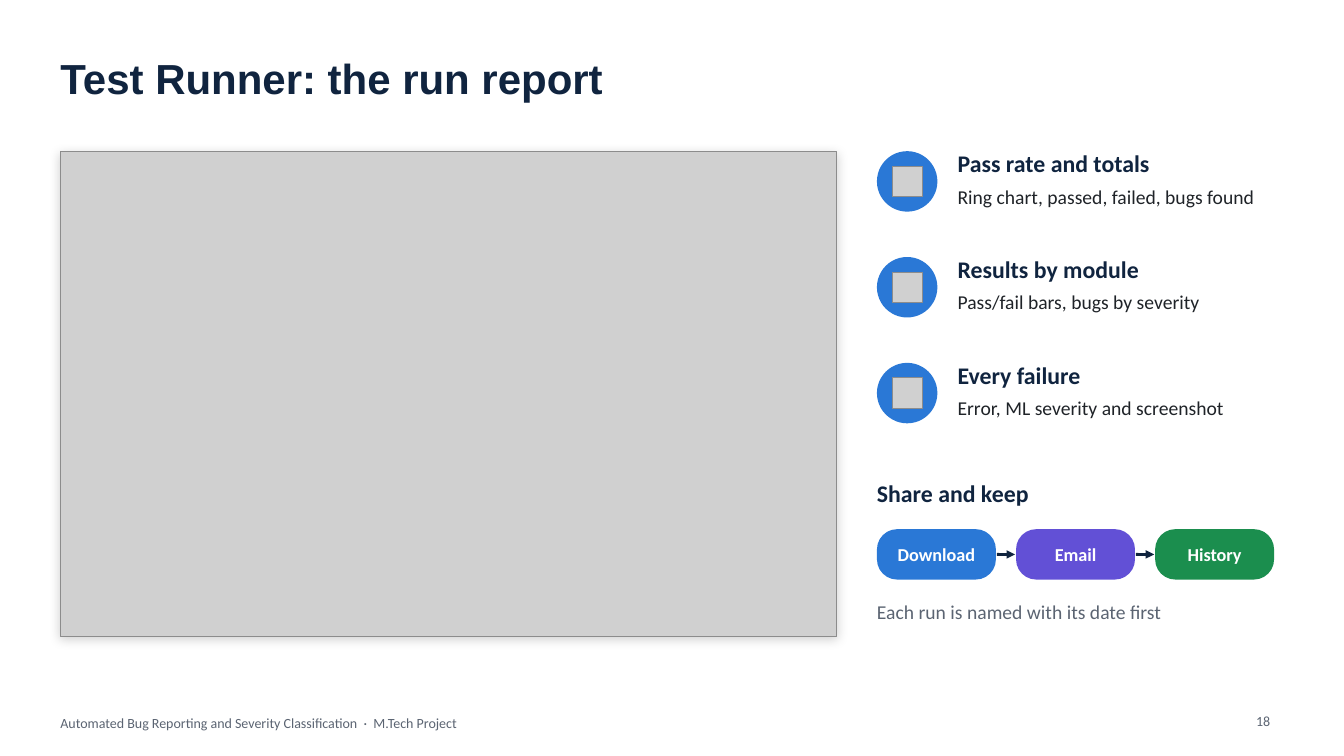
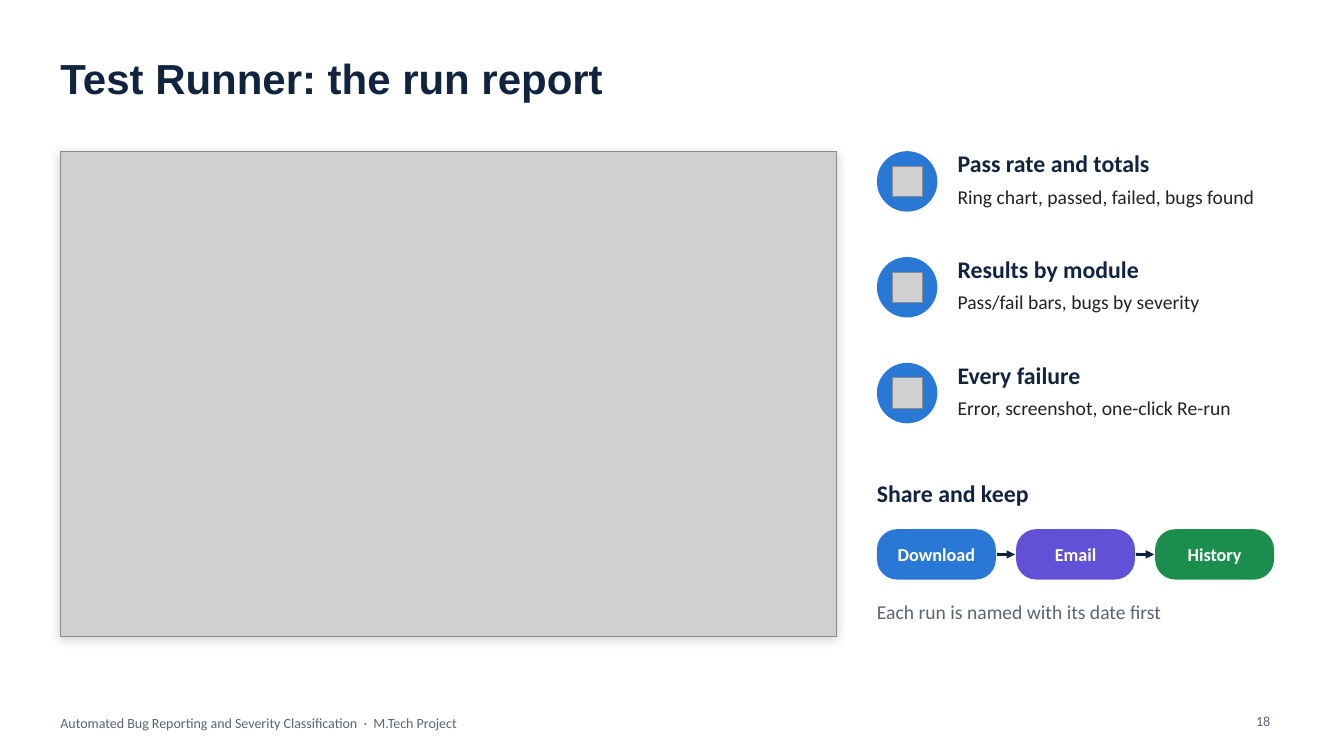
Before and after one commit to AngshumanRay/playwright-ml-bug-reporter, a slide deck: slide 18 of presentation/Automated_Bug_Reporting_Presentation.pptx. Drawn at 1344x756 pixels with LibreOffice and Linux fonts; fonts in the diff are those of the drawing; grey boxes stand for pictures. Boxes give left, top, right and bottom in pixels: in the first picture for what was removed or moved away, otherwise in the second. Text is boxed around its words. In the diff, an @@ line names an element or a change of style, - is before the commit and + after.

```diff
--- a/presentation/Automated_Bug_Reporting_Presentation.pptx
+++ b/presentation/Automated_Bug_Reporting_Presentation.pptx
@@ text at (x1=958, y1=401, x2=1231, y2=418): text changed @@
-Error, ML severity and screenshot
+Error, screenshot, one-click Re-run
```
Also in this commit, not shown: 2 other slides changed, 17 other files.
